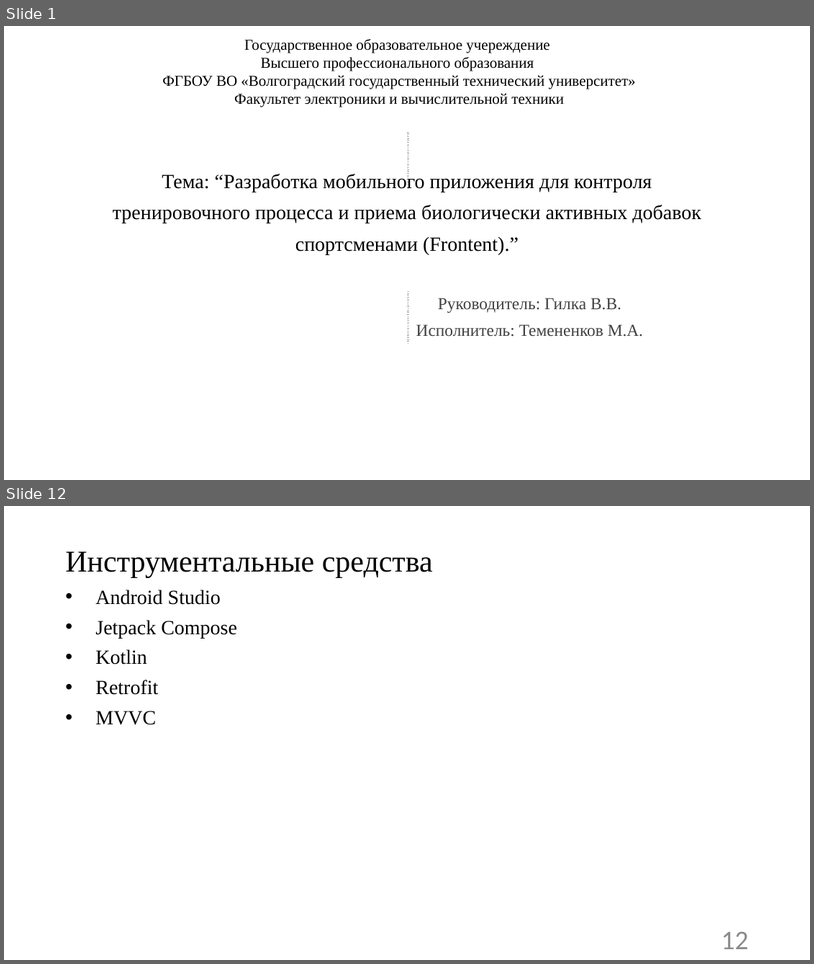
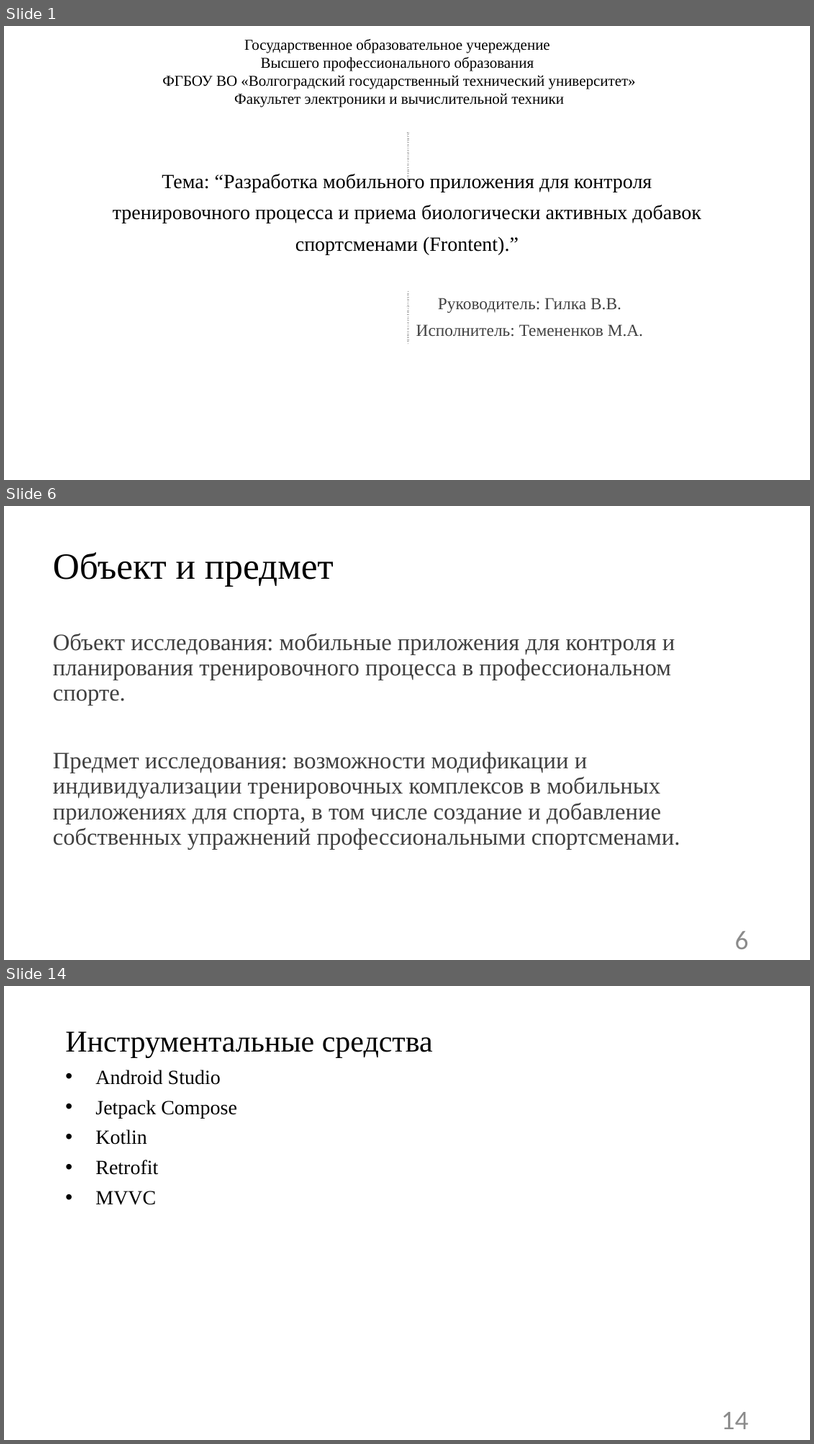
Before and after one commit to vadimgilka/SportApp, a slide deck: Documentation/Documentation Frontend/предзащита.pptx. Shown one above the other, each under a label of ours: slides 1 and 12 before the commit, slides 1, 6 and 14 after it; the slides between them are not shown. The pictures are 814x964 and 814x1444 pixels, drawn with LibreOffice and Linux fonts; fonts in the diff are those of the drawing. Boxes give left, top, right and bottom in pixels: in the first picture for what was removed or moved away, otherwise in the second. Text is boxed around its words. In the diff, an @@ line names an element or a change of style, - is before the commit and + after.

```diff
--- a/Documentation/Documentation Frontend/предзащита.pptx
+++ b/Documentation/Documentation Frontend/предзащита.pptx
@@ slide 6 added at [4, 506, 810, 960], background #FFFFFF @@
@@ title added at [53, 552, 334, 587], 44 pt, text #000000 @@
+Объект и предмет
@@ text added at [53, 633, 681, 849], 28 pt, text #404040 @@
+Объект исследования: мобильные приложения для контроля и планирования тренировочного процесса в профессиональном спорте.
+Предмет исследования: возможности модификации и индивидуализации тренировочных комплексов в мобильных приложениях для спорта, в том числе создание и добавление собственных упражнений профессиональными спортсменами.
@@ page number added at [736, 931, 749, 949], 32 pt, text #8C8C8C @@
+6
@@ what was slide 12 is now slide 14 @@
@@ page number at [722, 1412, 749, 1429]: text changed @@
-12
+14
```
Also in this commit, not shown: 7 slides changed, 6 other slides added, 5 slides removed, 8 other files.
